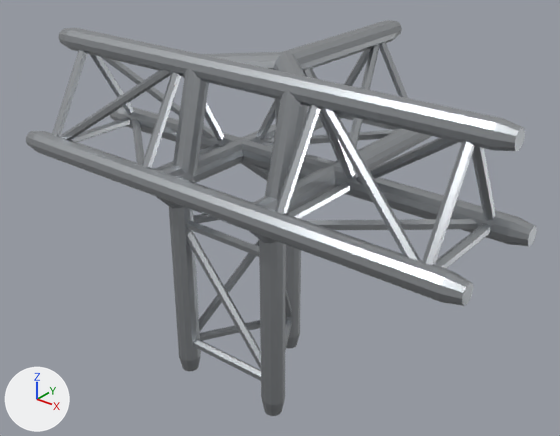
The glTF model assets/models/truss/truss-3-point-corner-4-way-down.glb as it was, and as the next commit left it.
One viewpoint serves both versions: a camera (50 mm lens) standing at (0.933, -1.063, 0.533) and looking at (-0.035, 0.147, -0.217). Arrows for +X, +Y and +Z are at lower left; the lights stay in place. The first picture is the older version. Vertices at exactly the same position are counted once.

The older version as bpy lines, for what is in view:
```python
me_end_connectors = bpy.data.meshes.new('end-connectors')
me_end_connectors.from_pydata(...)  # 312 vertices, 576 faces; spans x -0.534..0.534, y -0.145..0.534, z -0.534..0.164
me_end_connectors.materials.append(mat_metal_b8bcc0)  # light grey #b8bcc0
me_truss_braces = bpy.data.meshes.new('truss-braces')
me_truss_braces.from_pydata(...)  # 452 vertices, 864 faces; spans x -0.469..0.469, y -0.129..0.469, z -0.47..0.147
me_truss_braces.materials.append(mat_metal_b8bcc0)  # light grey #b8bcc0
me_truss_chords = bpy.data.meshes.new('truss-chords')
me_truss_chords.from_pydata(...)  # 957 vertices, 1964 faces; spans x -0.5..0.5, y -0.145..0.5, z -0.5..0.164
me_truss_chords.materials.append(mat_metal_b8bcc0)  # light grey #b8bcc0
ob_end_connectors = bpy.data.objects.new('end-connectors', me_end_connectors)
ob_end_connectors.location = (0.0, 0.0, 0.0)
ob_truss_braces = bpy.data.objects.new('truss-braces', me_truss_braces)
ob_truss_braces.location = (0.0, 0.0, 0.0)
ob_truss_chords = bpy.data.objects.new('truss-chords', me_truss_chords)
ob_truss_chords.location = (0.0, 0.0, 0.0)
```
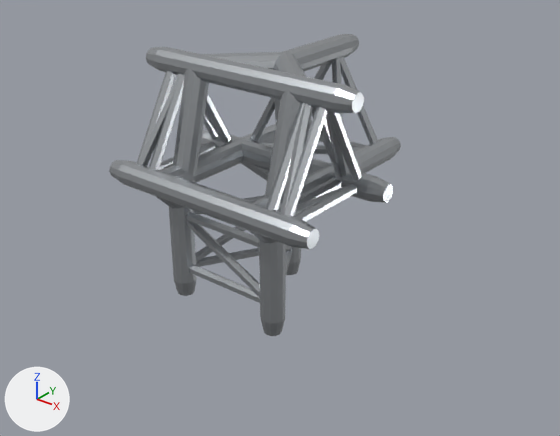
What changed in the scene script:
```text
Change me_truss_chords:
    used by ob_truss_chords; location = (0.0, 0.0, 0.0)
    remove me_truss_chords.from_pydata(...)  # 957 vertices, 1964 faces; spans x -0.5..0.5, y -0.145..0.5, z -0.5..0.164
    add me_truss_chords.from_pydata(...)  # 957 vertices, 1964 faces; spans x -0.216..0.216, y -0.145..0.321, z -0.302..0.164
    me_truss_chords part 1: all 39 vertices in x -0.5, y -0.145..0.145, z -0.094..0.164 are moved by (0.284, 0.0, 0.0)
    me_truss_chords part 2: all 39 vertices in x 0.5, y -0.145..0.145, z -0.094..0.164 are moved by (-0.284, 0.0, 0.0)
    me_truss_chords part 3: all 39 vertices in x -0.145..0.145, y 0.5, z -0.094..0.164 are moved by (0.0, -0.179, 0.0)
    me_truss_chords part 4: all 39 vertices in x -0.145..0.145, y -0.094..0.164, z -0.5 are moved by (0.0, 0.0, 0.198)
Change me_end_connectors:
    used by ob_end_connectors; location = (0.0, 0.0, 0.0)
    remove me_end_connectors.from_pydata(...)  # 312 vertices, 576 faces; spans x -0.534..0.534, y -0.145..0.534, z -0.534..0.164
    add me_end_connectors.from_pydata(...)  # 312 vertices, 576 faces; spans x -0.25..0.25, y -0.145..0.355, z -0.336..0.164
    me_end_connectors part 5: the loose piece of 26 vertices spanning x -0.534..-0.5, y -0.025..0.025, z 0.114..0.164 is moved by (0.284, 0.0, 0.0)
    me_end_connectors part 6: the loose piece of 26 vertices spanning x -0.534..-0.5, y -0.145..-0.095, z -0.094..-0.044 is moved by (0.284, 0.0, 0.0)
    me_end_connectors part 7: the loose piece of 26 vertices spanning x -0.534..-0.5, y 0.095..0.145, z -0.094..-0.044 is moved by (0.284, 0.0, 0.0)
    me_end_connectors part 8: the loose piece of 26 vertices spanning x 0.5..0.534, y -0.025..0.025, z 0.114..0.164 is moved by (-0.284, 0.0, 0.0)
    me_end_connectors part 9: the loose piece of 26 vertices spanning x 0.5..0.534, y -0.145..-0.095, z -0.094..-0.044 is moved by (-0.284, 0.0, 0.0)
    me_end_connectors part 10: the loose piece of 26 vertices spanning x 0.5..0.534, y 0.095..0.145, z -0.094..-0.044 is moved by (-0.284, 0.0, 0.0)
    me_end_connectors part 11: the loose piece of 26 vertices spanning x -0.025..0.025, y 0.5..0.534, z 0.114..0.164 is moved by (0.0, -0.179, 0.0)
    me_end_connectors part 12: the loose piece of 26 vertices spanning x -0.025..0.025, y 0.114..0.164, z -0.534..-0.5 is moved by (0.0, 0.0, 0.198)
    me_end_connectors part 13: the loose piece of 26 vertices spanning x -0.145..-0.095, y -0.094..-0.044, z -0.534..-0.5 is moved by (0.0, 0.0, 0.198)
    me_end_connectors part 14: the loose piece of 26 vertices spanning x 0.095..0.145, y -0.094..-0.044, z -0.534..-0.5 is moved by (0.0, 0.0, 0.198)
    other edits to the shape of me_end_connectors do not show in these pictures
Change me_truss_braces:
    used by ob_truss_braces; location = (0.0, 0.0, 0.0)
    remove me_truss_braces.from_pydata(...)  # 452 vertices, 864 faces; spans x -0.469..0.469, y -0.129..0.469, z -0.47..0.147
    add me_truss_braces.from_pydata(...)  # 452 vertices, 864 faces; spans x -0.196..0.196, y -0.129..0.3, z -0.282..0.145
    me_truss_braces part 15: 452 of 452 vertices moved; they spanned x -0.469..0.469, y -0.129..0.469, z -0.47..0.147 and now span x -0.196..0.196, y -0.129..0.3, z -0.282..0.145; mean shift (0.0, -0.024, 0.025)
```

Location of each change, (x1, y1, x2, y2) in pixels of the pictures (560 x 436 px; the box of a moved part takes in the faces that stretch with it):
'truss-chords', reshaped (43% narrower, 25% shorter)
    before: (32, 20, 517, 405)
    after: (118, 34, 395, 323)
'truss-braces', reshaped (46% narrower, 27% shorter)
    before: (52, 42, 496, 381)
    after: (137, 56, 378, 303)
'end-connectors', reshaped (43% narrower, 24% shorter)
    before: (26, 20, 537, 416)
    after: (109, 34, 401, 336)
part 1 of me_truss_chords, moved or reshaped
    before: (32, 28, 241, 195)
    after: (118, 47, 241, 195)
part 2 of me_truss_chords, moved or reshaped
    before: (245, 75, 517, 302)
    after: (245, 75, 377, 247)
part 3 of me_truss_chords, moved or reshaped
    before: (241, 20, 431, 170)
    after: (241, 34, 395, 173)
part 4 of me_truss_chords, moved or reshaped
    before: (169, 207, 302, 405)
    after: (169, 207, 301, 323)
part 5 of me_end_connectors, moved or reshaped
    before: (59, 28, 72, 49)
    after: (146, 47, 162, 71)
part 6 of me_end_connectors, moved or reshaped
    before: (26, 131, 40, 149)
    after: (109, 160, 126, 181)
part 7 of me_end_connectors, moved or reshaped
    before: (110, 109, 119, 121)
    after: (200, 130, 207, 146)
part 8 of me_end_connectors, moved or reshaped
    before: (491, 118, 525, 151)
    after: (333, 85, 364, 113)
part 9 of me_end_connectors, moved or reshaped
    before: (439, 271, 473, 306)
    after: (288, 219, 319, 249)
part 10 of me_end_connectors, moved or reshaped
    before: (507, 217, 537, 246)
    after: (366, 177, 393, 202)
part 11 of me_end_connectors, moved or reshaped
    before: (389, 20, 402, 40)
    after: (345, 34, 359, 53)
part 12 of me_end_connectors, moved or reshaped
    before: (286, 334, 300, 349)
    after: (286, 259, 301, 275)
part 13 of me_end_connectors, moved or reshaped
    before: (179, 356, 201, 371)
    after: (174, 280, 196, 296)
part 14 of me_end_connectors, moved or reshaped
    before: (262, 399, 285, 416)
    after: (261, 319, 285, 336)
